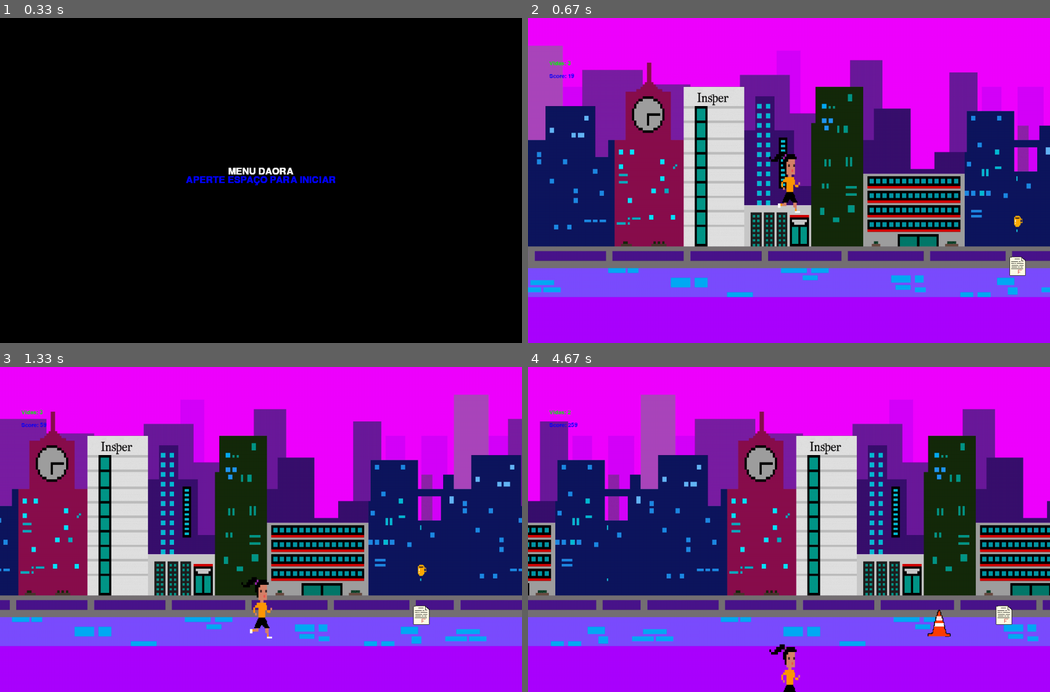
Above: before the commit, frames 1-4 (two rows, left to right).
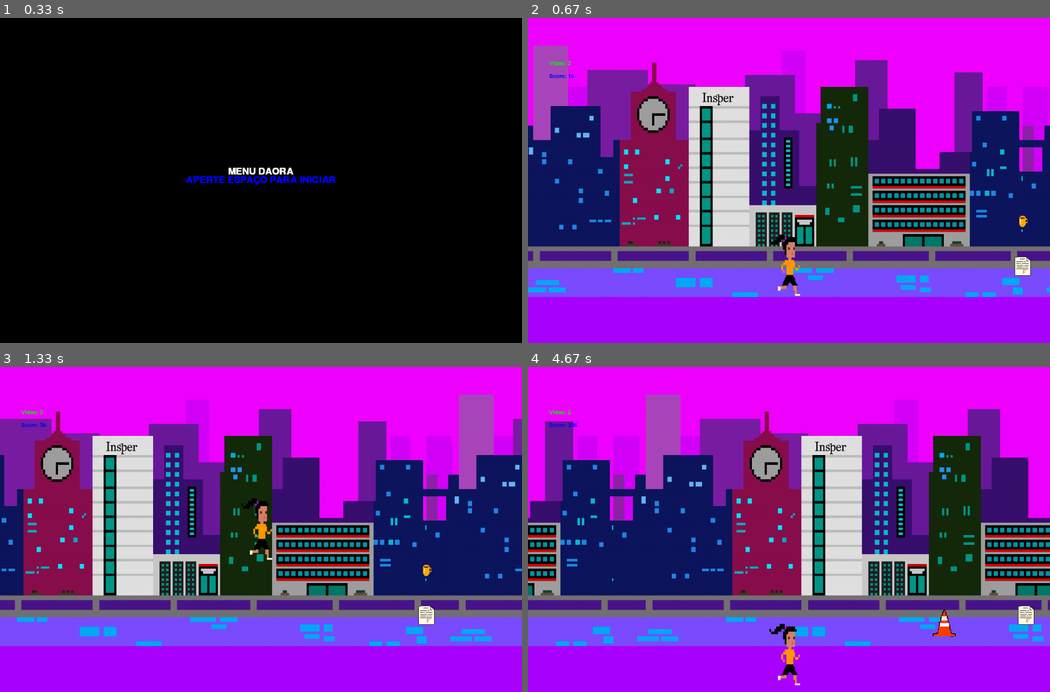
Above: after the commit, the same moments.

Repository: pedrofracassi/insper-dessoft-projeto-final
Game: pygame game, started from main.py
The game is run twice, just before and just after one commit, with the same random seed, the same clock (stepped at 60 frames per second) and the same inputs.
Inputs:
- Up to frame 1 (0.33 s): no input
- Up to frame 2 (0.67 s): tap Space at 0.33 s
- Up to frame 3 (1.33 s): tap Space at 0.67 s
- Up to frame 4 (4.67 s): tap Space at 1.57, 1.87, 2.07, 2.37, 2.57, 2.87, 3.13, 3.47, 3.77, 3.9, 4.3, 4.6 s

Frame 1 is identical in both runs. In frame 2, 15% of the frame differs, in the area x 0-100%, y 8-86%; in frame 3, 15%; in frame 4, 15%, in the area x 0-100%, y 8-100%.

Commit message:
arrumando o som e as classes do jogo

Diff:
--- a/stages/JogoStage.py
+++ b/stages/JogoStage.py
@@ -3,6 +3,7 @@
 from sprites import Prova
 from sprites import Cone
 from sprites import Boost
+from sprites import Som
 from structures import BaseStage
 import pygame
 
@@ -18,10 +19,13 @@
     all_provas = pygame.sprite.Group()
     all_obs = pygame.sprite.Group()
     all_boosts = pygame.sprite.Group()
+    all_Som_1 = pygame.sprite.Group()
     player = Alessandra.Alessandra()
     prova = Prova.Prova()
     obstaculo = Cone.Cone()
     boost = Boost.Boost()
+    som_2 = Som.som_1()
+
 
     fundo1 = Background.Background()
     all_sprites.add(fundo1)
@@ -36,6 +40,8 @@
     all_obs.add(obstaculo)
     all_provas.add(prova)
     all_boosts.add(boost)
+    all_Som_1.add(som_2)
+
     lives = 3
     score = 0
 
--- a/stages/jogo.py
+++ /dev/null
@@ -1,171 +0,0 @@
-from constants import WIDTH
-from stages.Alessandra import Alessandra
-from stages.provas import obstaculo_prova
-from stages.obs2 import obstaculo_cone
-from stages.boost import cafe
-from stages.som import som_1
-import pygame
-from stage import BaseStage
-
-from sprites.Background import Background
-
-class Stage(BaseStage):
-  def __init__(self, window, state) -> None:
-    super(Stage, self).__init__('jogo', window, state)
-    self.window = window
-
-  def run (self):
-    all_sprites = pygame.sprite.Group()
-    all_provas = pygame.sprite.Group()
-    all_obs = pygame.sprite.Group()
-    all_boosts = pygame.sprite.Group()
-    all_som_2 = pygame.sprite.Group()
-
-
-    player = Alessandra()
-    prova = obstaculo_prova()
-    obstaculo = obstaculo_cone()
-    boost = cafe()
-    som = som_1()
-
-    fundo1 = Background()
-    all_sprites.add(fundo1)
-
-    fundo2 = Background(WIDTH)
-    all_sprites.add(fundo2)
-
-    all_sprites.add(prova)
-    all_sprites.add(player)
-    all_sprites.add(obstaculo)
-    all_sprites.add(boost)
-    all_obs.add(obstaculo)
-    all_provas.add(prova)
-    all_boosts.add(boost)
-    all_som_2.add(som)
-
-    lives = 3
-    score = 0
-
-
-    done = False
-    while not done:
-      pygame.time.Clock().tick(60)
-      for event in pygame.event.get():
-        if event.type == pygame.QUIT:
-          done = True
-
-
-      all_sprites.update()
-      #Verifica colisões entre obstaculos e Alessandra
-      hits = pygame.sprite.spritecollide(player, all_provas, True)
-      hits2 = pygame.sprite.spritecollide(player,all_obs, True)
-      hits3 = pygame.sprite.spritecollide(player,all_boosts, True)
-      #Atualiza vidas
-      if hits or hits2:
-        lives-=1
-      if hits3:
-        lives+=1
-      if lives == 0:
-        done = True
-        return 'dead'
-      #Caso haja uma colisão o obstaculo é reposto
-      for prova in hits:
-        prova_ = obstaculo_prova()
-        all_sprites.add(prova_)
-        all_provas.add(prova_)
-      for obstaculo in hits2:
-        obstaculo_ = obstaculo_cone()
-        all_sprites.add(obstaculo_)
-        all_provas.add(obstaculo_)
-      for boost in hits2:
-        boost_ = cafe()
-        all_sprites.add(boost_)
-        all_provas.add(boost_)
-
-      #VIDAS
-      font = pygame.font.SysFont(None, 20)
-      Vidas = font.render('Vidas: {}'.format(lives), True, (0, 255, 0))
-      #SCORE
-      score+=1
-      Pontos = font.render('Score: {}'.format(score), True, (0, 0, 255))
-
-
-
-      self.window.fill((0, 0, 0))
-      all_sprites.draw(self.window)
-      self.window.blit(Vidas, (50, 100))
-      self.window.blit(Pontos, (50, 130))
-
-
-      pygame.display.flip()
-
-'''
-pygame.init()
-window = pygame.display.set_mode((600,500))
-#Definindo a Alessandra
-x = 48
-y = 60
-alessandr = pygame.image.load('png-teste.png').convert()
-alessandra = pygame.transform.scale(alessandr, (x, y))
-#Definindo
-game = True
-#Definindo a posição inicial
-alessandra_x = 300
-alessandra_y = 350
-#Definindo obstáculo
-c = pygame.image.load('cone.png').convert()
-cone = pygame.transform.scale(c, (30, 40))
-cone_x = 0
-cone_y = 370
-#Definindo score
-i=0
-score = 0
-#Definindo as vidas
-lives = 3
-
-while game:
-  pygame.time.Clock().tick(60)
-  for event in pygame.event.get():
-    if event.type == pygame.QUIT:
-      game = False
-
-  #SCORE
-  font = pygame.font.SysFont(None, 20)
-  texto = font.render('Score: {}'.format(score), True, (0, 0, 255))
-  #Atualizando score
-  i+=1
-  if i==50:
-    score+=10
-    i=0
-  #VIDAS
-  font = pygame.font.SysFont(None, 20)
-  texto2 = font.render('Vidas: {}'.format(lives), True, (0, 255, 0))
-  #Atualizando as vidas
-  if lives == 0:
-    game = False
-
-
-  #Atualizando posição do cone
-  cone_x+=1
-
-  if cone_x == 599:
-    cone_x = 0
-  #Atualizando posição Alesssandra
-  keys = pygame.key.get_pressed()
-  if alessandra_y<350:
-    alessandra_y = 350
-  if keys[pygame.K_UP]:
-        alessandra_y -=50
-
-  if (alessandra_x - cone_x)<-18 and (alessandra_y-cone_y)<-10:
-    lives-=1
-    cone_x = 0
-    cone_y = 370
-
-  window.fill((0,0,0))
-  window.blit(alessandra, (alessandra_x, alessandra_y))
-  window.blit(cone,(cone_x,cone_y))
-  window.blit(texto, (500, 10))
-  window.blit(texto2, (500, 30))
-  pygame.display.update()
-'''
Not shown, changed: README.md
Renamed: stages/som.py -> sprites/Som.py
